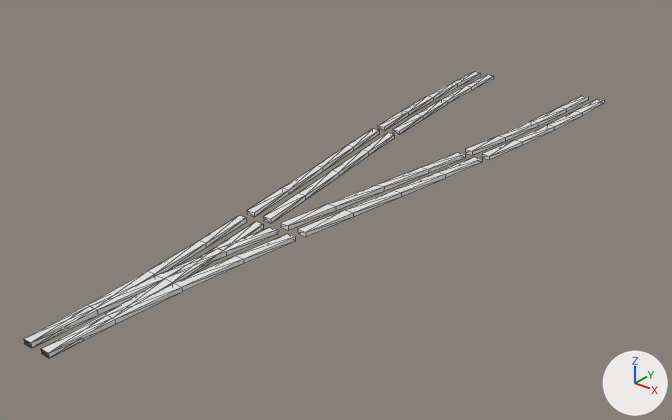
The OBJ model Resources/Meshes/27m/Boosted_Rail_Single_Merge.obj as it was, and as the next commit left it.
Camera for both pictures: a 50 mm lens placed at (43.1, -56.7, 31.6), pointed at (-0.7, -2.0, -2.3). Every picture has the same lights, and +X, +Y and +Z are marked at lower right. Mesh edges are drawn as thin lines. Where no turn or scale is listed for an object, it has been applied to the vertices.

Script lines for the objects in view, before the commit:
```python
me_boosted_rail_single_merge = bpy.data.meshes.new('Boosted_Rail_Single_Merge')
me_boosted_rail_single_merge.from_pydata(...)  # 240 vertices, 336 faces; spans x -7.7..7.7, y -31.5..31.5, z -0.3..0.1
ob_boosted_rail_single_merge = bpy.data.objects.new('Boosted_Rail_Single_Merge', me_boosted_rail_single_merge)
ob_boosted_rail_single_merge.location = (0.0, 0.0, 0.0)
```
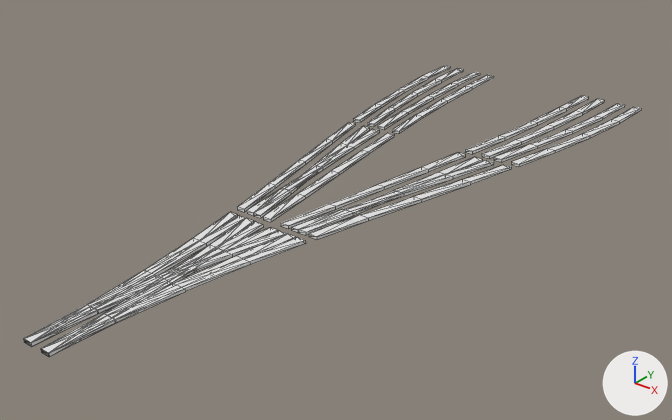
Changed parts and their boxes [x1, y1, x2, y2] in the pictures (672 x 420 px; the box of a moved part takes in the faces that stretch with it):
'Boosted_Rail_Single_Merge', reshaped (6% wider)
    before: [24, 72, 604, 358]
    after: [24, 66, 641, 357]
part 1 of me_boosted_rail_single_merge, added
    after: [237, 122, 355, 212]
part 2 of me_boosted_rail_single_merge, added
    after: [253, 126, 369, 218]
part 3 of me_boosted_rail_single_merge, added
    after: [368, 68, 463, 127]
part 4 of me_boosted_rail_single_merge, added
    after: [41, 238, 306, 356]
part 5 of me_boosted_rail_single_merge, added
    after: [24, 231, 287, 346]
part 6 of me_boosted_rail_single_merge, added
    after: [309, 165, 511, 240]
part 7 of me_boosted_rail_single_merge, added
    after: [291, 160, 494, 233]
part 8 of me_boosted_rail_single_merge, added
    after: [494, 103, 625, 162]
part 9 of me_boosted_rail_single_merge, added
    after: [353, 66, 450, 123]
part 10 of me_boosted_rail_single_merge, added
    after: [511, 107, 641, 167]
part 11 of me_boosted_rail_single_merge, moved or reshaped
    before: [24, 73, 604, 358]
    after: [24, 73, 604, 357]

The change, as a list of edits to the scene's bpy script:
```text
Change me_boosted_rail_single_merge:
    used by ob_boosted_rail_single_merge; location = (0.0, 0.0, 0.0)
    remove me_boosted_rail_single_merge.from_pydata(...)  # 240 vertices, 336 faces; spans x -7.7..7.7, y -31.5..31.5, z -0.3..0.1
    add me_boosted_rail_single_merge.from_pydata(...)  # 480 vertices, 672 faces; spans x -11.6..11.6, y -31.5..31.5, z -0.2..0.1
    me_boosted_rail_single_merge part 1: the loose piece of 20 vertices spanning x -6.0..-2.2, y -10.2..10.1, z -0.3..0.1 is copied, and the copy is turned 4.9 degrees about the z axis through its middle and scaled by 1.02, then moved by (-2.0, 0.0, 0.1); it spans x -8.8..-3.3, y -10.2..10.1, z -0.2..0.1
    me_boosted_rail_single_merge part 2: the loose piece of 20 vertices spanning x -4.2..-0.5, y -10.2..10.1, z -0.3..0.1 is copied, and the copy is turned 4.9 degrees about the z axis through its middle and scaled by 1.02, then moved by (-2.0, 0.0, 0.1); it spans x -7.1..-1.6, y -10.2..10.1, z -0.2..0.1
    me_boosted_rail_single_merge part 3: the loose piece of 20 vertices spanning x -7.7..-5.3, y 11.1..31.5, z -0.3..0.1 is copied, and the copy is multiplied about its middle by the matrix ((0.999, -0.048, 0.02), (0.048, 0.999, 0.003), (-0.02, -0.002, 1.0)), then moved by (-1.8, 0.0, 0.1); it spans x -9.9..-6.6, y 11.1..31.5, z -0.2..0.1
    me_boosted_rail_single_merge part 4: the loose piece of 20 vertices spanning x 0.5..2.8, y -31.5..-11.2, z -0.3..0.1 is copied, and the copy is turned -2.7 degrees about the z axis through its middle, then moved by (0.4, 0.0, 0.1); it spans x 0.5..3.8, y -31.5..-11.2, z -0.2..0.1
    me_boosted_rail_single_merge part 5: the loose piece of 20 vertices spanning x -1.2..1.1, y -31.5..-11.2, z -0.3..0.1 is copied, and the copy is turned -2.8 degrees about the z axis through its middle, then moved by (0.4, 0.0, 0.1); it spans x -1.2..2.1, y -31.5..-11.2, z -0.2..0.1
    me_boosted_rail_single_merge part 6: the loose piece of 20 vertices spanning x 2.2..6.0, y -10.2..10.1, z -0.3..0.1 is copied, and the copy is turned -4.9 degrees about the z axis through its middle and scaled by 1.02, then moved by (2.0, 0.0, 0.1); it spans x 3.3..8.8, y -10.2..10.1, z -0.2..0.1
    me_boosted_rail_single_merge part 7: the loose piece of 20 vertices spanning x 0.5..4.2, y -10.2..10.1, z -0.3..0.1 is copied, and the copy is turned -4.9 degrees about the z axis through its middle and scaled by 1.02, then moved by (2.0, 0.0, 0.1); it spans x 1.6..7.1, y -10.2..10.1, z -0.2..0.1
    me_boosted_rail_single_merge part 8: the loose piece of 20 vertices spanning x 5.3..7.7, y 11.1..31.5, z -0.3..0.1 is copied, and the copy is multiplied about its middle by the matrix ((0.999, 0.048, -0.02), (-0.048, 0.999, 0.003), (0.02, -0.002, 1.0)), then moved by (1.8, 0.0, 0.1); it spans x 6.6..9.9, y 11.1..31.5, z -0.2..0.1
    me_boosted_rail_single_merge part 9: a new loose piece of 20 vertices spanning x -11.6..-8.3, y 11.1..31.5, z -0.2..0.1
    me_boosted_rail_single_merge part 10: a new loose piece of 20 vertices spanning x 8.3..11.6, y 11.1..31.5, z -0.2..0.1
    me_boosted_rail_single_merge part 11: 76 vertices moved from x -7.6..7.7, y -31.5..31.5, z -0.3..0.1 to x -7.2..7.7, y -31.5..31.5, z -0.2..0.1; 45 vertices removed from x -7.7..1.4, y -31.5..31.5, z -0.3; 85 vertices added at x -7.7..1.4, y -31.5..31.5, z -0.2..0.1
```
